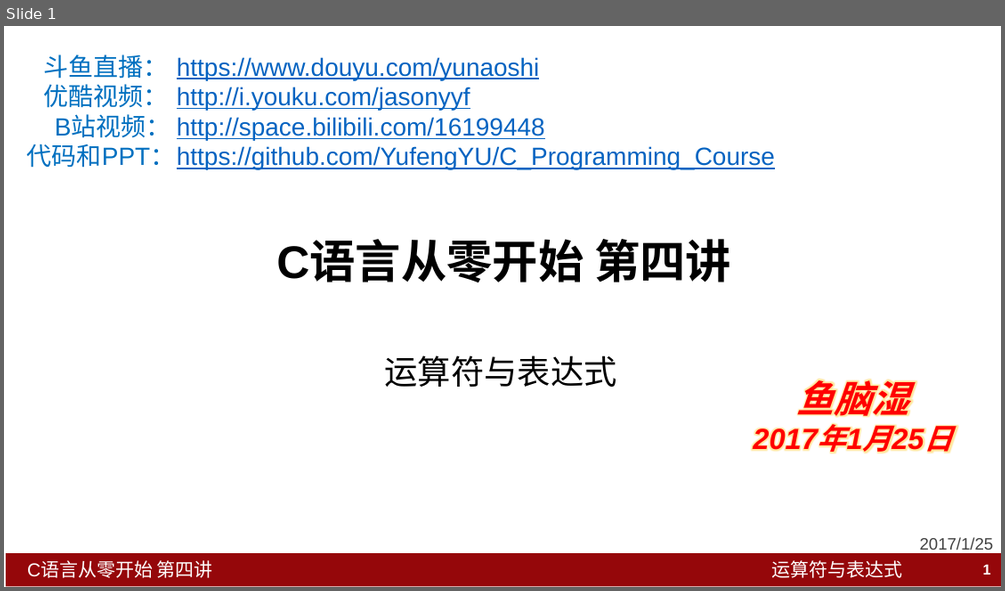
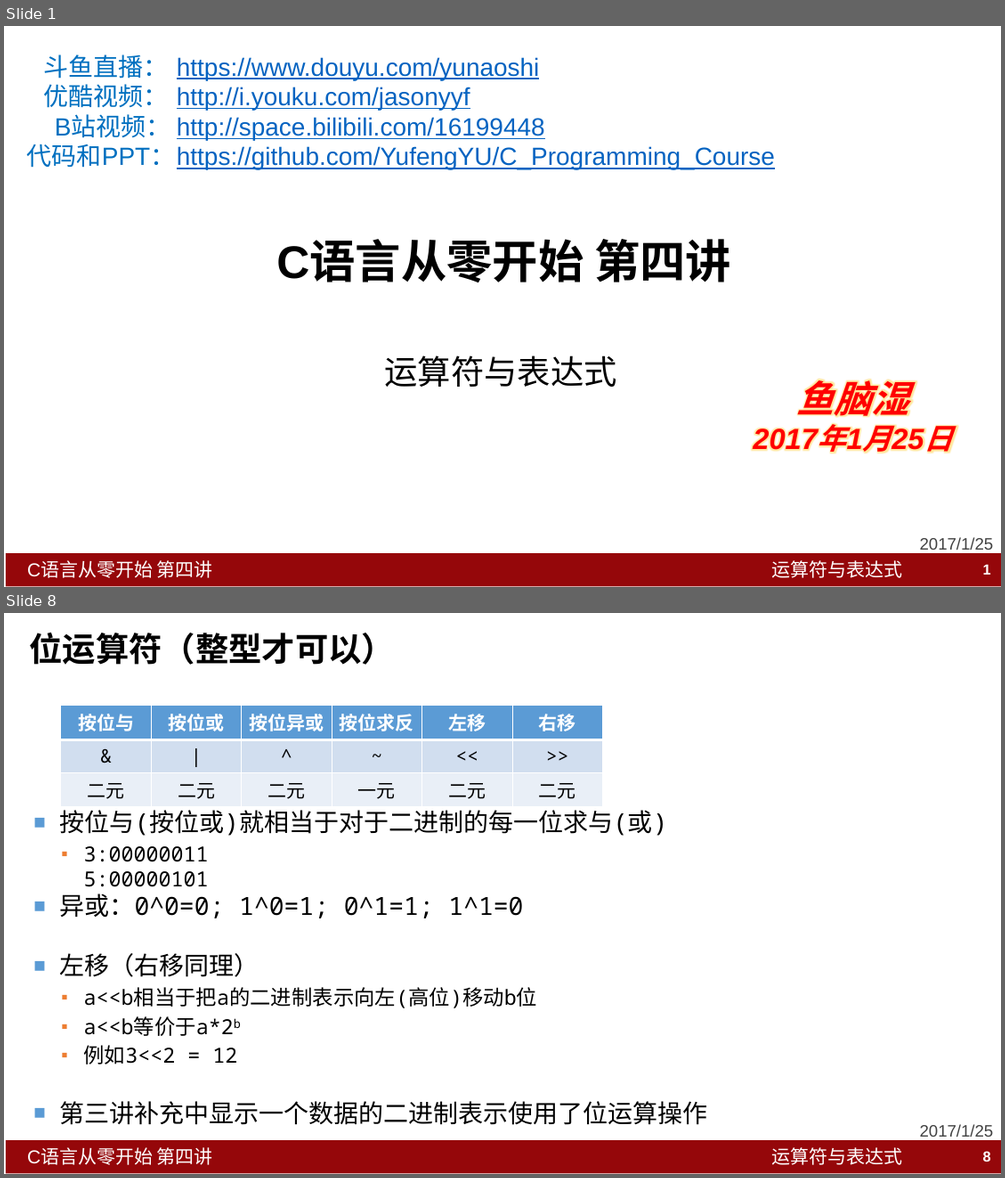
Before and after one commit to YufengYU/C_Programming_Course, a slide deck: Lesson4_Expression/C语言从零开始_第四讲_运算符与表达式.pptx. Shown one above the other, each under a label of ours: slide 1 before the commit, slides 1 and 8 after it; the slides between them are not shown. The pictures are 1005x591 and 1005x1178 pixels, drawn with LibreOffice and Linux fonts; fonts in the diff are those of the drawing. Boxes give left, top, right and bottom in pixels: in the first picture for what was removed or moved away, otherwise in the second. Text is boxed around its words. In the diff, an @@ line names an element or a change of style, - is before the commit and + after.

```diff
--- a/Lesson4_Expression/C语言从零开始_第四讲_运算符与表达式.pptx
+++ b/Lesson4_Expression/C语言从零开始_第四讲_运算符与表达式.pptx
@@ slide 8 added at (4,613,1001,1174), background #FFFFFF; not listed: 3 template elements that a slide beside it also shows @@
@@ title added at (29,633,395,665), 32 pt, text #000000, bold @@
+位运算符（整型才可以）
@@ table added at (61,705,604,803), 3 rows, 6 columns @@
+按位与 | 按位或 | 按位异或 | 按位求反 | 左移 | 右移
+& | | | ^ | ~ | << | >>
+二元 | 二元 | 二元 | 一元 | 二元 | 二元
@@ text added at (60,810,708,1125), 24 pt, text #000000 @@
+■ 按位与(按位或)就相当于对于二进制的每一位求与(或)
+  ▪ 3:00000011
+    5:00000101
+■ 异或：0^0=0; 1^0=1; 0^1=1; 1^1=0
+■ 左移（右移同理）
+  ▪ a<<b相当于把a的二进制表示向左(高位)移动b位
+  ▪ a<<b等价于a*2b
+  ▪ 例如3<<2 = 12
+■ 第三讲补充中显示一个数据的二进制表示使用了位运算操作
@@ text added at (920,1124,994,1136), 16 pt, text #424242 @@
+2017/1/25
@@ page number added at (983,1151,991,1161), 14 pt, text #FFFFFF, bold @@
+8
```
Also in this commit, not shown: 1 slide changed, 8 other slides added, 1 slide removed, 15 other files.
